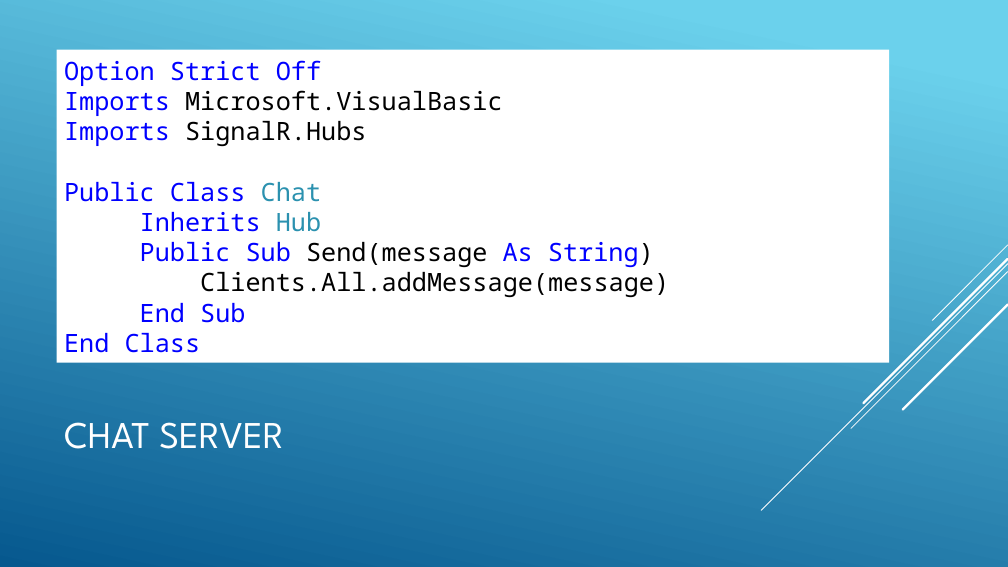
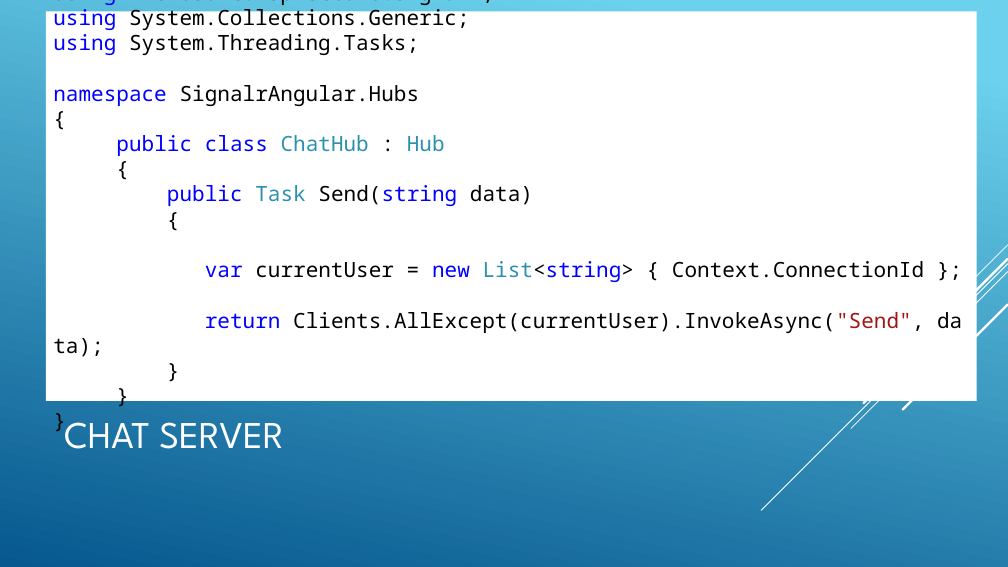
Before and after one commit to jwooley/SignalrRxSamples, a slide deck: slide 7 of Getting Pushy with SignalR and Rx.pptx. Drawn at 1008x567 pixels with LibreOffice and Linux fonts; fonts in the diff are those of the drawing. Boxes give left, top, right and bottom in pixels: in the first picture for what was removed or moved away, otherwise in the second. Text is boxed around its words. In the diff, an @@ line names an element or a change of style, - is before the commit and + after.

Commit message:
Add angular 5 reactive forms/chat implementation

```diff
--- a/Getting Pushy with SignalR and Rx.pptx
+++ b/Getting Pushy with SignalR and Rx.pptx
@@ rectangle "using Microsoft.AspNetCore.SignalR;": place and size @@
-rectangle "using Microsoft.AspNetCore.SignalR;" at (57, 50, 889, 363)
+rectangle "using Microsoft.AspNetCore.SignalR;" at (46, 11, 977, 401)
@@ text in rectangle at (53, 0, 924, 333): text changed; size 24 to 20 pt; text colour #0000FF to #000000 @@
-Option Strict Off
-Imports Microsoft.VisualBasic
-Imports SignalR.Hubs
-Public Class Chat
-Inherits Hub
-Public Sub Send(message As String)
-Clients.All.addMessage(message)
-End Sub
-End Class
+using Microsoft.AspNetCore.SignalR;
+using System.Collections.Generic;
+using System.Threading.Tasks;
+namespace SignalrAngular.Hubs
+{
+public class ChatHub : Hub
+{
+public Task Send(string data)
+{
+var currentUser = new List<string> { Context.ConnectionId };
+return Clients.AllExcept(currentUser).InvokeAsync("Send", data);
+}
+}
+}
```
Also in this commit, not shown: 2 other slides changed, 1 slide added, 12 other files.
